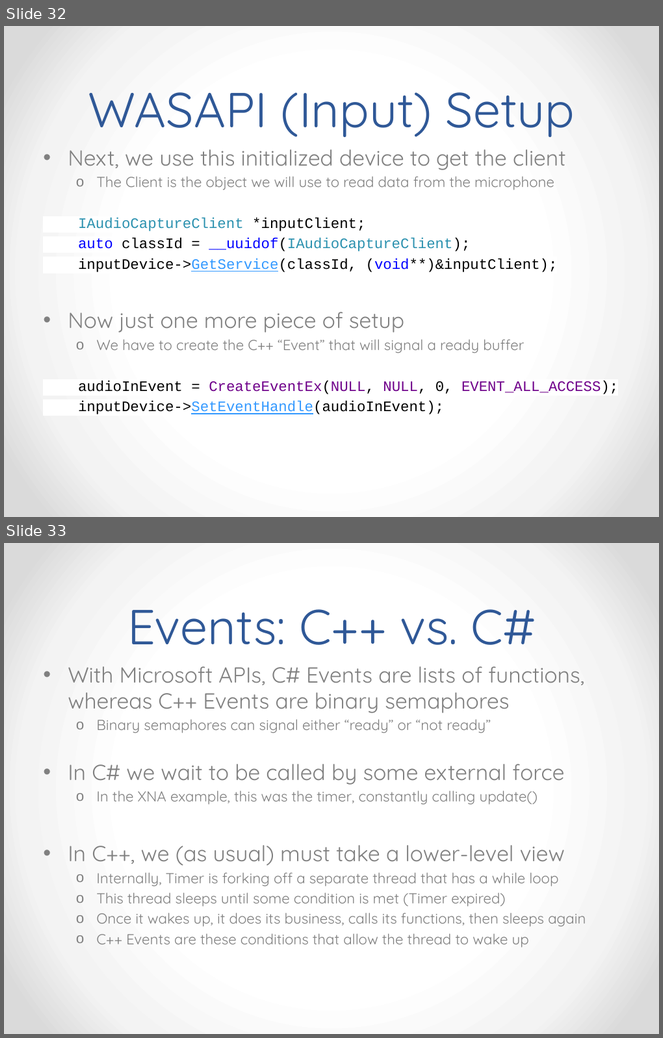
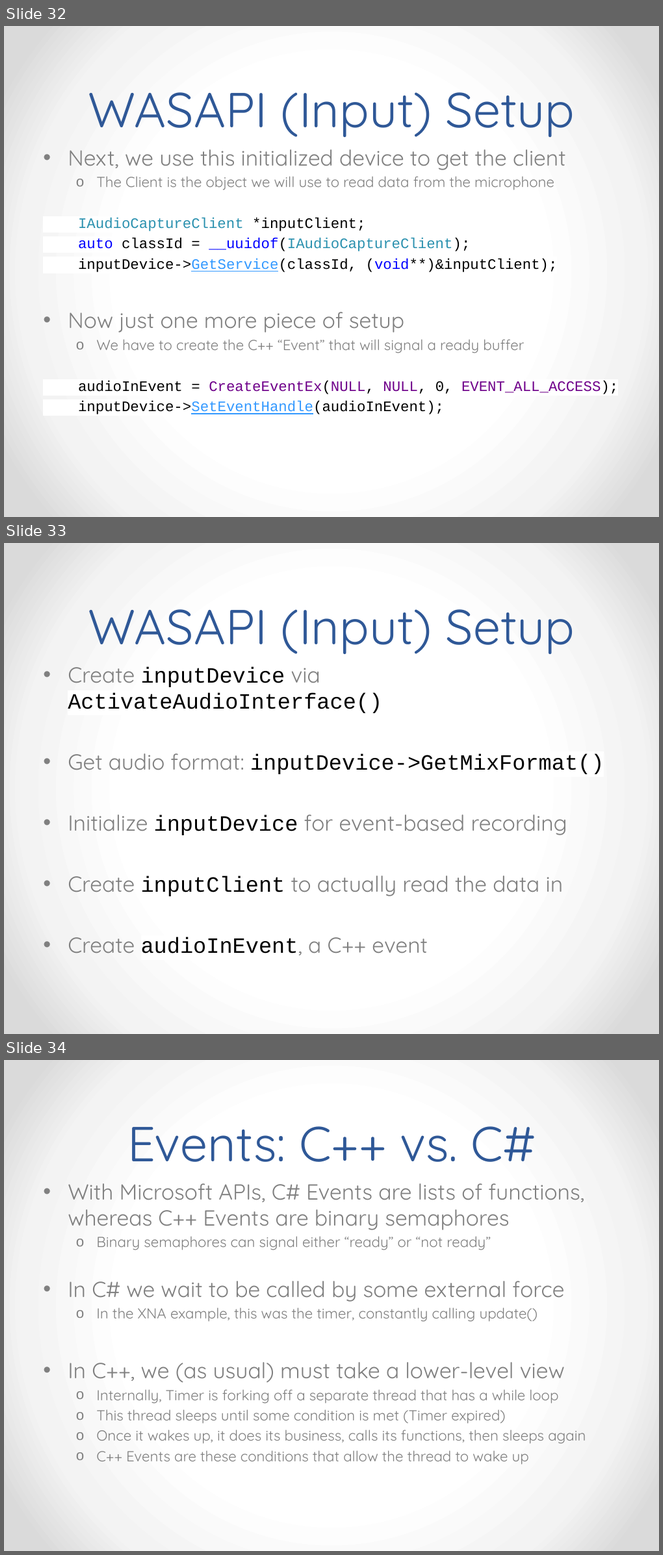
Before and after one commit to hutchgard/Materials, a slide deck: Week2/Slides/Week 2.pptx. Shown one above the other, each under a label of ours: slides 32 and 33 before the commit, slides 32, 33 and 34 after it. The pictures are 663x1038 and 663x1555 pixels, drawn with LibreOffice and Linux fonts; fonts in the diff are those of the drawing. Boxes give left, top, right and bottom in pixels: in the first picture for what was removed or moved away, otherwise in the second. Text is boxed around its words. In the diff, an @@ line names an element or a change of style, - is before the commit and + after.

```diff
--- a/Week2/Slides/Week 2.pptx
+++ b/Week2/Slides/Week 2.pptx
@@ slide 33 added at (x1=4, y1=543, x2=659, y2=1034), background gradient #FFFFFF to #F4F4F4 to #DADADA @@
@@ title added at (x1=88, y1=609, x2=575, y2=654), 54 pt, text #2F5897 @@
+WASAPI (Input) Setup
@@ text added at (x1=68, y1=667, x2=605, y2=956), 24 pt, text #808080 @@
+• Create inputDevice via ActivateAudioInterface()
+• Get audio format: inputDevice->GetMixFormat()
+• Initialize inputDevice for event-based recording
+• Create inputClient to actually read the data in
+• Create audioInEvent, a C++ event
@@ what was slide 33 is now slide 34 @@
```
Also in this commit, not shown: 2 slides changed.
